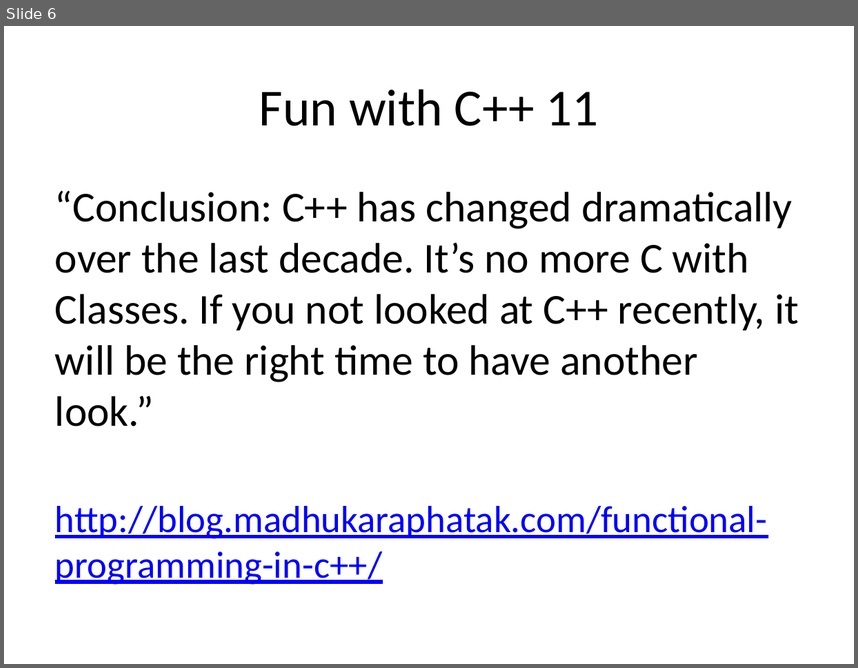
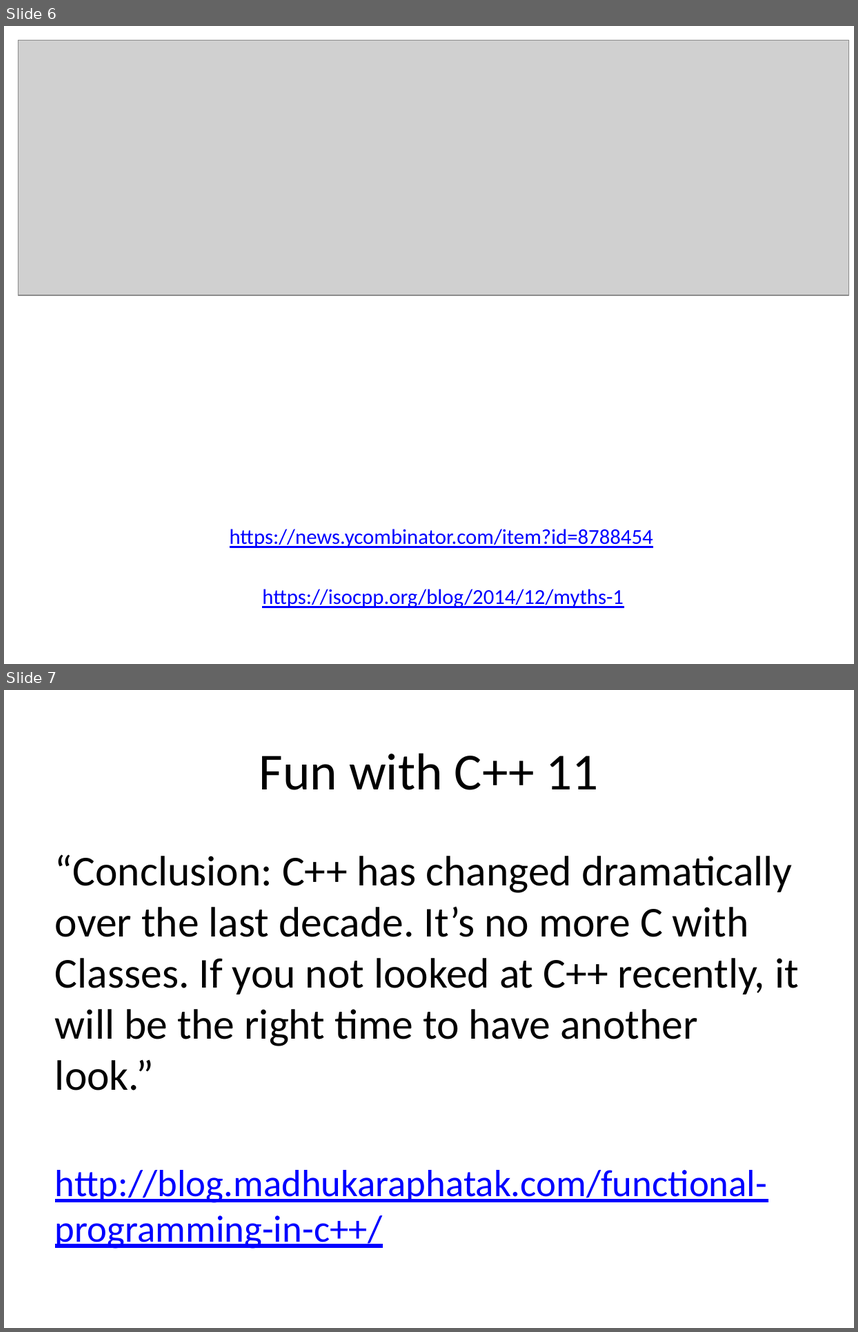
Before and after one commit to fellmad/FunWithCpp11, a slide deck: doc/Fun_with_C++11.pptx. Shown one above the other, each under a label of ours: slide 6 before the commit, slides 6 and 7 after it. The pictures are 858x668 and 858x1332 pixels, drawn with LibreOffice and Linux fonts; fonts in the diff are those of the drawing; grey boxes stand for pictures. Boxes give left, top, right and bottom in pixels: in the first picture for what was removed or moved away, otherwise in the second. Text is boxed around its words. In the diff, an @@ line names an element or a change of style, - is before the commit and + after.

```diff
--- a/doc/Fun_with_C++11.pptx
+++ b/doc/Fun_with_C++11.pptx
@@ slide 6 added at [4,26,854,664], background #FFFFFF @@
@@ picture added at [18,40,849,296] @@
@@ text added at [230,528,653,548], 18 pt, text #0000FF, underline @@
+https://news.ycombinator.com/item?id=8788454
@@ text added at [262,588,624,608], 18 pt, text #0000FF, underline @@
+https://isocpp.org/blog/2014/12/myths-1
@@ what was slide 6 is now slide 7 @@
```
Also in this commit, not shown: 3 slides changed, 1 other slide added.
